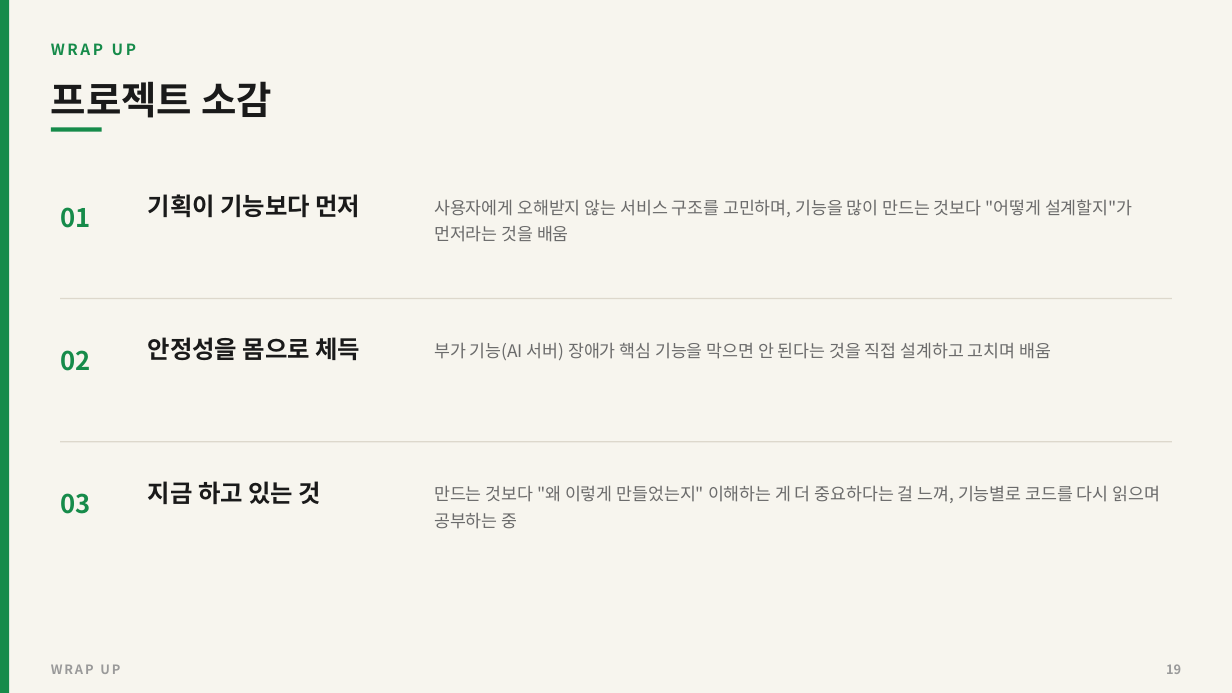
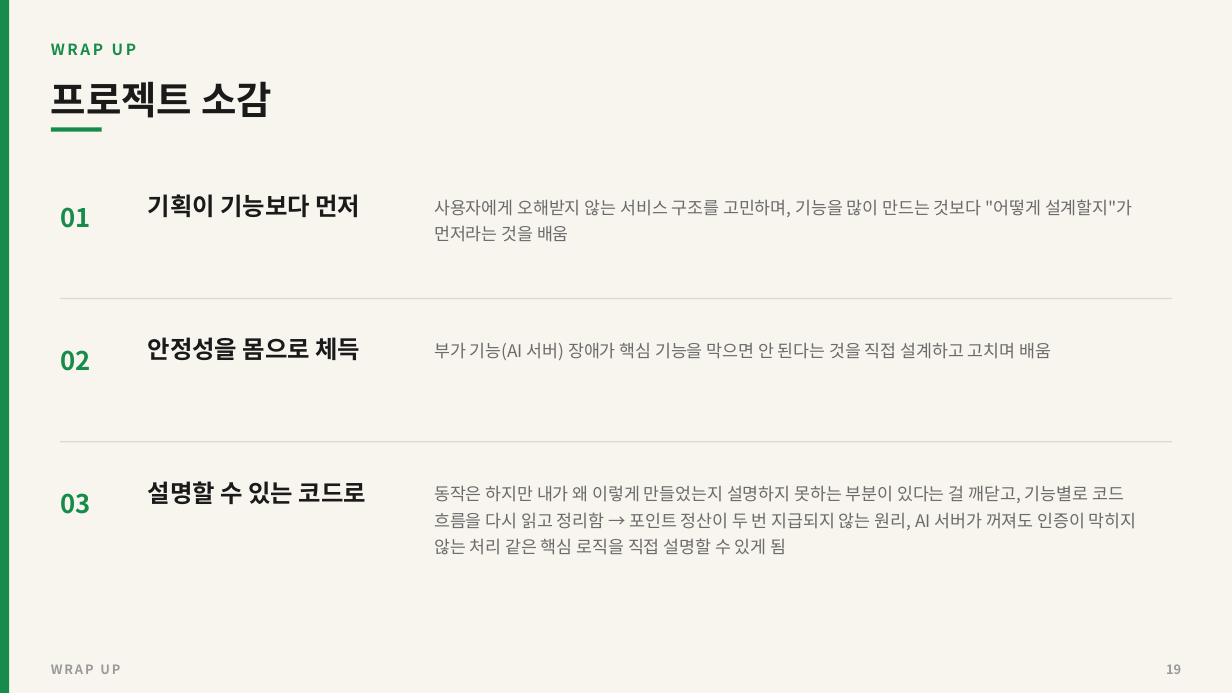
Before and after one commit to nae442939-prog/GodLife, a slide deck: slide 19 of docs/갓생살기_포트폴리오.pptx. Drawn at 1232x693 pixels with LibreOffice and Linux fonts; fonts in the diff are those of the drawing. Boxes give left, top, right and bottom in pixels: in the first picture for what was removed or moved away, otherwise in the second. Text is boxed around its words. In the diff, an @@ line names an element or a change of style, - is before the commit and + after.

Commit message:
포트폴리오 PPT: 프로젝트 소감 03 수정

```diff
--- a/docs/갓생살기_포트폴리오.pptx
+++ b/docs/갓생살기_포트폴리오.pptx
@@ text at bbox=[148, 481, 366, 504]: text changed @@
-지금 하고 있는 것
+설명할 수 있는 코드로
@@ text at bbox=[434, 485, 1137, 555]: text changed @@
-만드는 것보다 "왜 이렇게 만들었는지" 이해하는 게 더 중요하다는 걸 느껴, 기능별로 코드를 다시 읽으며 공부하는 중
+동작은 하지만 내가 왜 이렇게 만들었는지 설명하지 못하는 부분이 있다는 걸 깨닫고, 기능별로 코드 흐름을 다시 읽고 정리함 → 포인트 정산이 두 번 지급되지 않는 원리, AI 서버가 꺼져도 인증이 막히지 않는 처리 같은 핵심 로직을 직접 설명할 수 있게 됨
```
